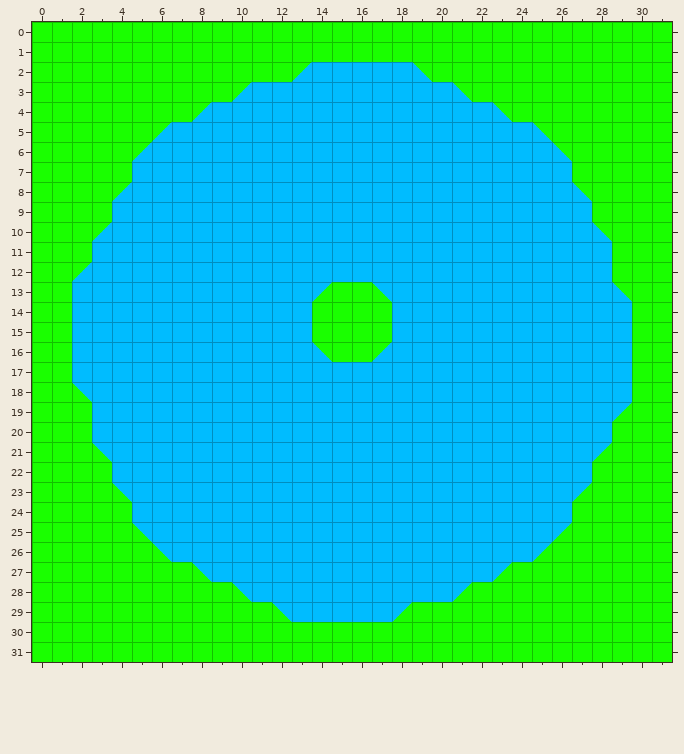
Level history. Tiled map: src/assets/maps/test.tmx. The first picture shows the starting point.
Cells are 32x32 px. Shown: x 0..31, y 0..31.
The same view after the edit:
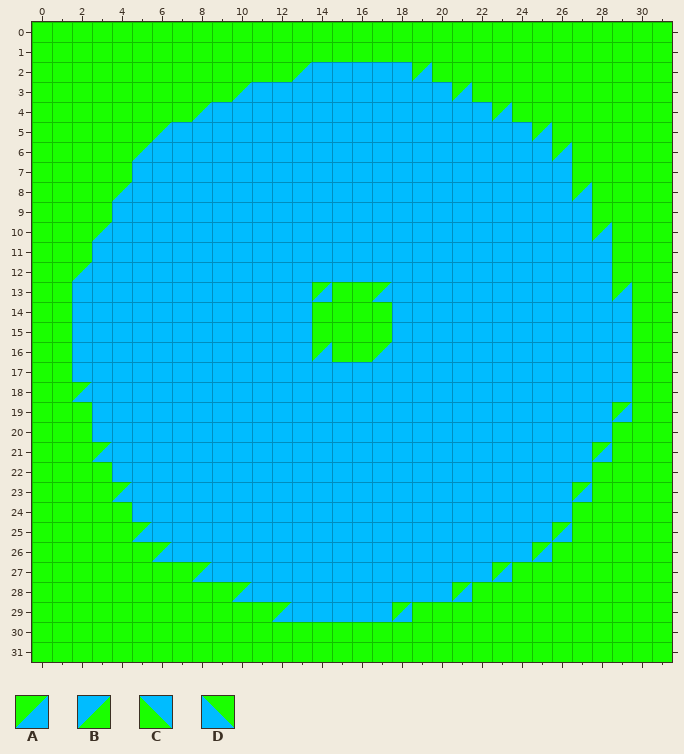
Key: from "Tileset": A 2, B 2 turned 180, C 2 turned 270, D 2 turned 90.
_ is an empty cell.
The commit says: removed rotated tiles, they were too much work
From old to new:
{"where": "layer \"tiles\""}
{"y":2,"x":19,"old":"D","new":"A"}
{"y":3,"x":21,"old":"D","new":"A"}
{"y":4,"x":23,"old":"D","new":"A"}
{"y":5,"x":25,"old":"D","new":"A"}
{"y":6,"x":26,"old":"D","new":"A"}
{"y":8,"x":27,"old":"D","new":"A"}
{"y":10,"x":28,"old":"D","new":"A"}
{"y":13,"x":14,"old":"B","new":"A"}
{"y":13,"x":17,"old":"C","new":"A"}
{"y":13,"x":29,"old":"D","new":"A"}
{"y":16,"x":14,"old":"D","new":"A"}
{"y":18,"x":2,"old":"C","new":"A"}
{"y":19,"x":29,"old":"B","new":"A"}
{"y":21,"x":3,"old":"C","new":"A"}
{"y":21,"x":28,"old":"B","new":"A"}
{"y":23,"x":4,"old":"C","new":"A"}
{"y":23,"x":27,"old":"B","new":"A"}
{"y":25,"x":5,"old":"C","new":"A"}
{"y":25,"x":26,"old":"B","new":"A"}
{"y":26,"x":6,"old":"C","new":"A"}
{"y":26,"x":25,"old":"B","new":"A"}
{"y":27,"x":8,"old":"C","new":"A"}
{"y":27,"x":23,"old":"B","new":"A"}
{"y":28,"x":10,"old":"C","new":"A"}
{"y":28,"x":21,"old":"B","new":"A"}
{"y":29,"x":12,"old":"C","new":"A"}
{"y":29,"x":18,"old":"B","new":"A"}
